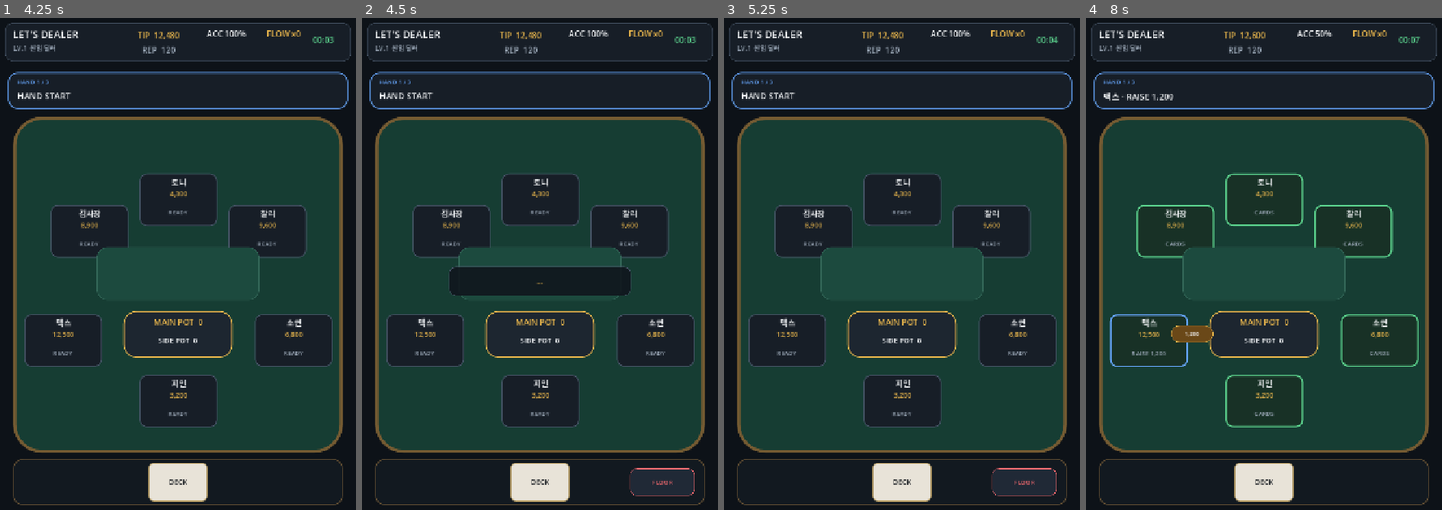
Above: before the commit, frames 1-4 (left to right).
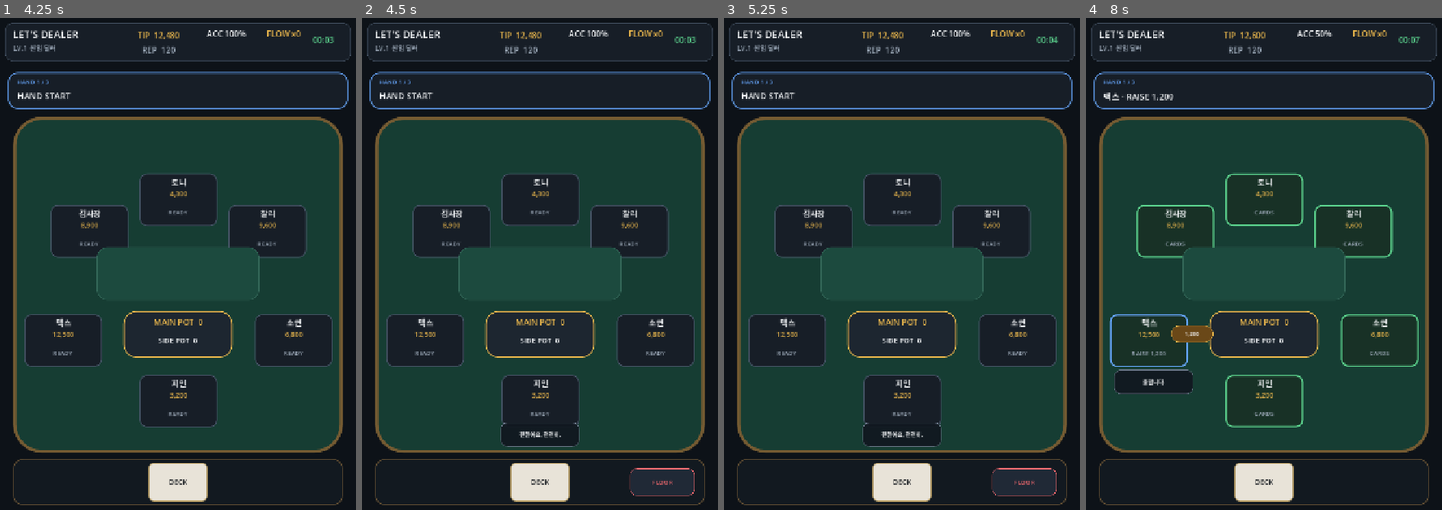
Above: after the commit, the same moments.

Repository: Queenrain9/lets-dealer
Game: Godot game, scene res://scenes/main.tscn
Two runs of this game, one before a commit and one after it. Both use one fixed random seed, a clock stepped at 60 frames per second and the inputs below.
Inputs (mouse positions are in pixels of both pictures, inside the frame that each line leads up to):
- Up to frame 1 (4.25 s): click "SHIFT START" at 0.5 s; click (64, 342) at 1.27 s; click (89, 229) at 2.02 s; click (178, 200) at 2.77 s; click (267, 229) at 3.52 s
- Up to frame 2 (4.5 s): click (657, 342) at 4.27 s
- Up to frame 3 (5.25 s): click (902, 401) at 5.02 s
- Up to frame 4 (8 s): click (1264, 273) at 5.75 s; click (1264, 332) at 6.5 s; click (1264, 480) at 7.25 s

Frame 1 is identical in both runs. In frame 2, 3.8% of the frame differs, in the area x 24-76%, y 50-88%; in frame 3, 0.9%; in frame 4, 1.1%.

Commit message:
Restore contextual NPC table chatter

Diff:
--- a/scripts/gameplay/main_game.gd
+++ b/scripts/gameplay/main_game.gd
@@ -1,6 +1,6 @@
 extends Control
 
-const BUILD_ID: String = "game-feel-stage5-v0.6"
+const BUILD_ID: String = "npc-dialogue-stage6-v0.7"
 
 const BG: Color = Color("0d1218")
 const PANEL: Color = Color("171e27")
@@ -42,6 +42,14 @@
 	Vector2(444, 308),
 	Vector2(234, 538),
 ]
+const SPEECH_POSITIONS: Array[Vector2] = [
+	Vector2(30, 500),
+	Vector2(40, 112),
+	Vector2(248, 54),
+	Vector2(430, 112),
+	Vector2(448, 500),
+	Vector2(248, 604),
+]
 var hands: Array[Dictionary] = []
 var roster: Array[NPCProfile] = []
 var shift_seed: int = 1
@@ -105,6 +113,12 @@
 var board_panels: Array[Panel] = []
 var board_labels: Array[Label] = []
 var seat_hit_buttons: Array[Button] = []
+var speech_panels: Array[Panel] = []
+var speech_labels: Array[Label] = []
+var speech_tokens: Array[int] = []
+var speech_cooldowns: Array[float] = []
+var global_speech_cooldown: float = 0.0
+var speech_rng := RandomNumberGenerator.new()
 
 var history_labels: Array[Label] = []
 
@@ -120,6 +134,7 @@
 
 	shift_elapsed += delta
 	_refresh_shift_clock()
+	_update_speech_cooldowns(delta)
 	_age_pending_duties(delta)
 
 	if betting_running:
@@ -354,6 +369,7 @@
 	_create_request_panel()
 	_create_showdown_panel()
 	_create_bets()
+	_create_speech_bubbles()
 
 
 func _create_seat(index: int) -> void:
@@ -555,6 +571,36 @@
 		label.add_theme_color_override("font_color", TEXT)
 		bet.add_child(label)
 		bet_labels.append(label)
+
+
+
+
+func _create_speech_bubbles() -> void:
+	for i in range(6):
+		var bubble := Panel.new()
+		bubble.position = SPEECH_POSITIONS[i]
+		bubble.size = Vector2(156, 48)
+		bubble.visible = false
+		bubble.z_index = 20
+		bubble.mouse_filter = Control.MOUSE_FILTER_IGNORE
+		bubble.add_theme_stylebox_override("panel", _style(Color("111820ee"), Color("6b7889"), 1, 12))
+		table.add_child(bubble)
+		speech_panels.append(bubble)
+
+		var label := Label.new()
+		label.position = Vector2(8, 5)
+		label.size = Vector2(140, 38)
+		label.text = ""
+		label.horizontal_alignment = HORIZONTAL_ALIGNMENT_CENTER
+		label.vertical_alignment = VERTICAL_ALIGNMENT_CENTER
+		label.autowrap_mode = TextServer.AUTOWRAP_WORD_SMART
+		label.add_theme_font_size_override("font_size", 11)
+		label.add_theme_color_override("font_color", TEXT)
+		label.mouse_filter = Control.MOUSE_FILTER_IGNORE
+		bubble.add_child(label)
+		speech_labels.append(label)
+		speech_tokens.append(0)
+		speech_cooldowns.append(0.0)
 
 
 func _build_dealer_rail() -> void:
@@ -720,6 +766,12 @@
 
 func _start_shift() -> void:
 	shift_seed = int((Time.get_ticks_msec() + cash * 31) % 2147483647)
+	speech_rng.seed = shift_seed + 1701
+	global_speech_cooldown = 0.0
+	for i in range(speech_cooldowns.size()):
+		speech_cooldowns[i] = 0.0
+		speech_tokens[i] += 1
+		speech_panels[i].visible = false
 	roster = NPCRoster.build(shift_seed)
 	hands = LiveShiftScenario.build(shift_seed, roster)
 	_apply_roster_to_seats()
@@ -858,6 +910,7 @@
 				bet_panels[seat].visible = bet > 0
 				bet_labels[seat].text = _format_amount(bet)
 				headline_label.text = "%s · %s" % [_seat_name(seat), state]
+				_try_action_dialogue(seat, state)
 		"request":
 			_spawn_service_request(event)
 		"betting_closed":
@@ -880,6 +933,7 @@
 		seat_panels[seat].add_theme_stylebox_override("panel", _style(Color("282136"), PURPLE, 2, 14))
 		seat_state_labels[seat].text = "REQUEST"
 
+	_say_npc(seat, "request", true)
 	_enqueue_duty(DealerTask.new({
 		"id": "service_%d_%s" % [hand_index, str(Time.get_ticks_msec())],
 		"phase": "SERVICE",
@@ -1005,9 +1059,11 @@
 				var warning: String = "딜러?"
 				if duty.source_seat >= 0 and duty.source_seat < roster.size():
 					warning = roster[duty.source_seat].warning_line
-				_show_feedback("%s: %s" % [seat_name, warning], ACCENT)
+				_say_text(duty.source_seat, warning, true)
 			elif duty.blocking:
-				_show_feedback("…", ACCENT)
+				var speaker: int = _pick_reaction_seat(-1)
+				if speaker >= 0:
+					_say_npc(speaker, "delay", true)
 
 		if duty.age < duty.patience_limit:
 			continue
@@ -1033,7 +1089,7 @@
 				miss_line = profile.miss_line
 			tips = maxi(tips - penalty, 0)
 			_append_history("× 요청 놓침 · TIP -%d" % penalty, BAD)
-			_show_feedback("%s: %s" % [_seat_name(duty.source_seat), miss_line], BAD)
+			_say_text(duty.source_seat, miss_line, true)
 			_refresh_request_panel_from_duties()
 			_refresh_hud()
 			_refresh_pressure()
@@ -1175,6 +1231,8 @@
 	_append_history("✓ %s  +%d" % [duty.success_text, earned], GOOD)
 	_show_feedback("%s  ·  +%d" % [duty.success_text, earned], GOOD)
 	await _play_duty_feedback(duty)
+	if fast:
+		_try_fast_service_dialogue(duty)
 
 	pending_duties.erase(duty)
 	_after_duty_resolved(duty)
@@ -1227,6 +1285,8 @@
 		main_pot_label.text = "MAIN POT  PAID"
 	else:
 		side_pot_label.text = "SIDE POT  PAID"
+	if duty.target_seat >= 0:
+		_say_npc(duty.target_seat, "win", true)
 
 	var hand: Dictionary = hands[hand_index]
 	var showdown: Dictionary = hand.get("showdown", {}) as Dictionary
@@ -1395,6 +1455,116 @@
 	_refresh_floor_affordance()
 
 
+
+func _update_speech_cooldowns(delta: float) -> void:
+	global_speech_cooldown = maxf(global_speech_cooldown - delta, 0.0)
+	for i in range(speech_cooldowns.size()):
+		speech_cooldowns[i] = maxf(speech_cooldowns[i] - delta, 0.0)
+
+
+func _try_action_dialogue(seat: int, state: String) -> void:
+	if seat < 0 or seat >= roster.size():
+		return
+
+	var category: String = ""
+	if state.begins_with("CALL"):
+		category = "call"
+	elif state.begins_with("RAISE") or state.begins_with("BET"):
+		category = "raise"
+	elif state.begins_with("FOLD"):
+		category = "fold"
+	elif state.begins_with("ALL IN"):
+		category = "all_in"
+
+	if category.is_empty():
+		return
+
+	var chance: float = 0.22
+	match roster[seat].id:
+		"chatty_regular":
+			chance = 0.52
+		"new_player":
+			chance = 0.34
+		"demanding_vip":
+			chance = 0.20
+		"relaxed_tourist":
+			chance = 0.18
+
+	if category == "all_in":
+		chance = 0.85
+
+	if speech_rng.randf() <= chance:
+		_say_npc(seat, category)
+
+	if category == "all_in" and speech_rng.randf() <= 0.72:
+		var reactor: int = _pick_reaction_seat(seat)
+		if reactor >= 0:
+			_say_npc(reactor, "all_in_react", true)
+
+
+func _try_fast_service_dialogue(duty: DealerTask) -> void:
+	if roster.is_empty() or global_speech_cooldown > 0.0:
+		return
+
+	if duty.expected_action == "deal" or duty.expected_action == "board" or duty.expected_action == "pot":
+		if speech_rng.randf() <= 0.34:
+			var seat: int = speech_rng.randi_range(0, roster.size() - 1)
+			_say_npc(seat, "fast")
+
+
+func _pick_reaction_seat(excluded: int) -> int:
+	if roster.size() <= 1:
+		return -1
+	var candidates: Array[int] = []
+	for i in range(roster.size()):
+		if i != excluded:
+			candidates.append(i)
+	if candidates.is_empty():
+		return -1
+	return candidates[speech_rng.randi_range(0, candidates.size() - 1)]
+
+
+func _say_npc(seat: int, category: String, force: bool = false) -> void:
+	if seat < 0 or seat >= roster.size():
+		return
+
+	var lines: Array[String] = roster[seat].lines_for(category)
+	if lines.is_empty():
+		return
+
+	var line: String = lines[speech_rng.randi_range(0, lines.size() - 1)]
+	_say_text(seat, line, force)
+
+
+func _say_text(seat: int, text_value: String, force: bool = false) -> void:
+	if seat < 0 or seat >= speech_panels.size():
+		return
+	if text_value.is_empty():
+		return
+	if not force:
+		if global_speech_cooldown > 0.0 or speech_cooldowns[seat] > 0.0:
+			return
+
+	speech_tokens[seat] += 1
+	var token: int = speech_tokens[seat]
+	speech_labels[seat].text = text_value
+	speech_panels[seat].modulate = Color.WHITE
+	speech_panels[seat].visible = true
+	speech_cooldowns[seat] = 4.0
+	global_speech_cooldown = 1.25
+
+	var hold: float = clampf(1.15 + float(text_value.length()) * 0.035, 1.35, 2.25)
+	var tween := create_tween()
+	tween.tween_interval(hold)
+	tween.tween_property(speech_panels[seat], "modulate:a", 0.0, 0.18)
+	tween.tween_callback(func() -> void:
+		if seat < speech_tokens.size() and speech_tokens[seat] == token:
+			speech_panels[seat].visible = false
+			speech_panels[seat].modulate = Color.WHITE
+	)
+
+
+
 func _refresh_floor_affordance() -> void:
 	if floor_button == null:
 		return
